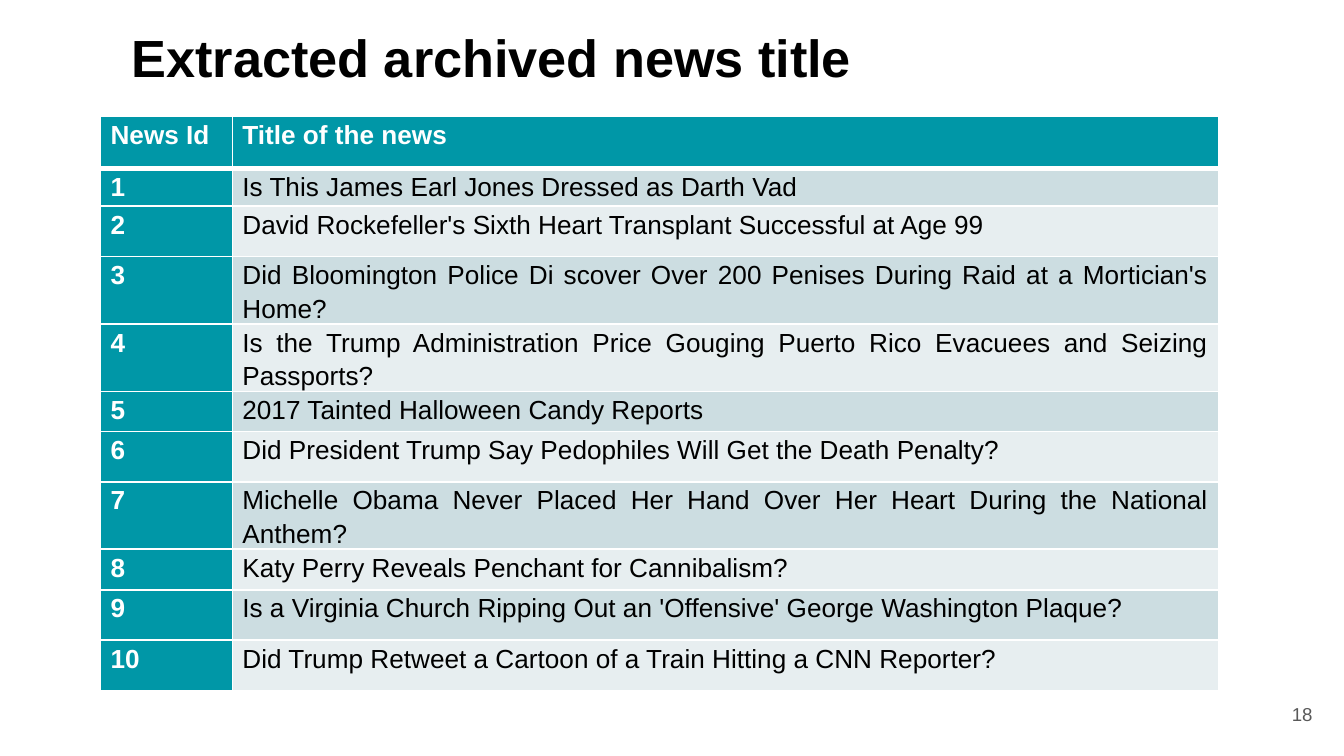
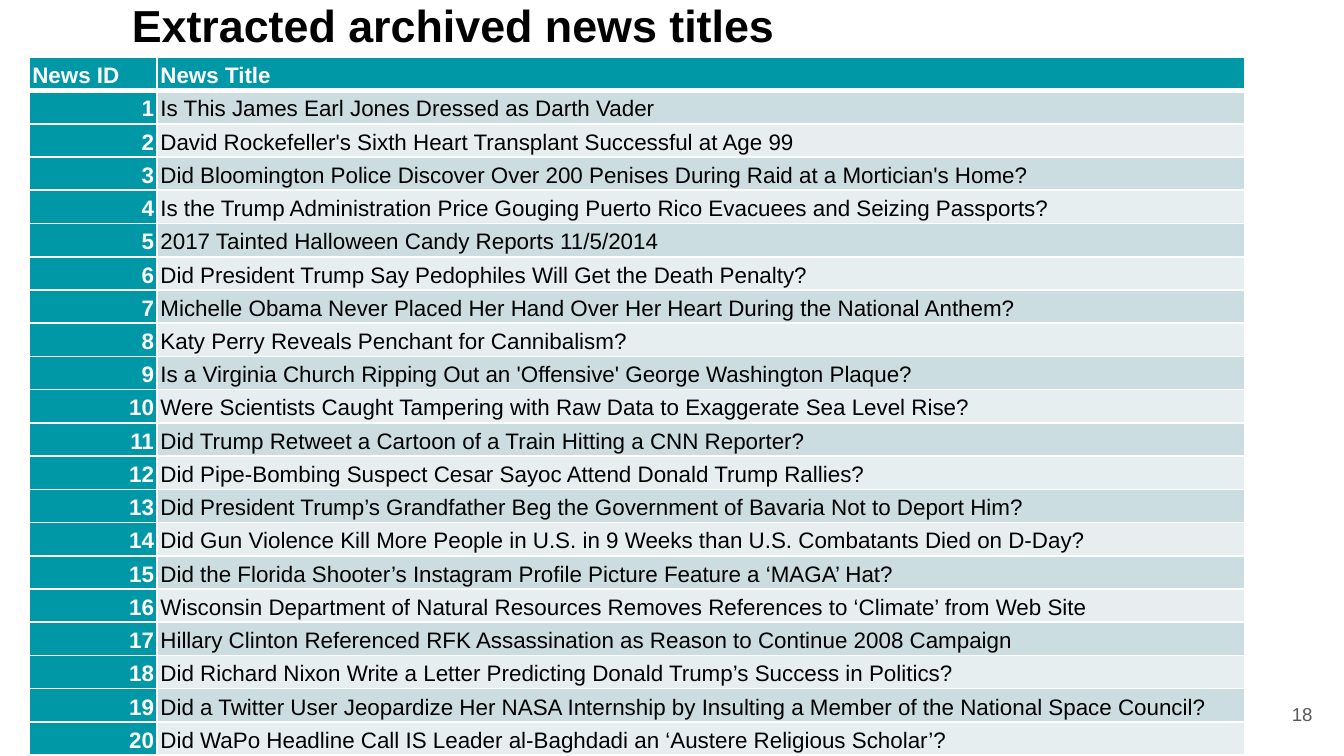
Before and after one commit to mgayalew/SpringBoard, a slide deck: slide 18 of Capstone project_2/Capstone project-2 final presentation.pptx. Drawn at 1344x756 pixels with LibreOffice and Linux fonts; fonts in the diff are those of the drawing. Boxes give left, top, right and bottom in pixels: in the first picture for what was removed or moved away, otherwise in the second. Text is boxed around its words. In the diff, an @@ line names an element or a change of style, - is before the commit and + after.

```diff
--- a/Capstone project_2/Capstone project-2 final presentation.pptx
+++ b/Capstone project_2/Capstone project-2 final presentation.pptx
@@ title at <box>132,9,774,43</box>: text changed; size 28 to 24 pt @@
-Extracted archived news title
+Extracted archived news titles
@@ table at <box>30,58,1246,756</box> @@
-row 1, column 1: News Id
+row 1, column 1: News ID
-row 1, column 2: Title of the news
+row 1, column 2: News Title
-row 2, column 2: Is This James Earl Jones Dressed as Darth Vad
+row 2, column 2: Is This James Earl Jones Dressed as Darth Vader
-row 4, column 2: Did Bloomington Police Di scover Over 200 Penises During Raid at a Mortician's Home?
+row 4, column 2: Did Bloomington Police Discover Over 200 Penises During Raid at a Mortician's Home?
-row 6, column 2: 2017 Tainted Halloween Candy Reports
+row 6, column 2: 2017 Tainted Halloween Candy Reports 11/5/2014
-row 11: 10 | Did Trump Retweet a Cartoon of a Train Hitting a CNN Reporter?
+row 11: 10 | Were Scientists Caught Tampering with Raw Data to Exaggerate Sea Level Rise?
+row 12: 11 | Did Trump Retweet a Cartoon of a Train Hitting a CNN Reporter?
+row 13: 12 | Did Pipe-Bombing Suspect Cesar Sayoc Attend Donald Trump Rallies?
+row 14: 13 | Did President Trump’s Grandfather Beg the Government of Bavaria Not to Deport Him?
+row 15: 14 | Did Gun Violence Kill More People in U.S. in 9 Weeks than U.S. Combatants Died on D-Day?
+row 16: 15 | Did the Florida Shooter’s Instagram Profile Picture Feature a ‘MAGA’ Hat?
+row 17: 16 | Wisconsin Department of Natural Resources Removes References to ‘Climate’ from Web Site
+row 18: 17 | Hillary Clinton Referenced RFK Assassination as Reason to Continue 2008 Campaign
+row 19: 18 | Did Richard Nixon Write a Letter Predicting Donald Trump’s Success in Politics?
+row 20: 19 | Did a Twitter User Jeopardize Her NASA Internship by Insulting a Member of the National Space Council?
+row 21: 20 | Did WaPo Headline Call IS Leader al-Baghdadi an ‘Austere Religious Scholar’?
@@ table: place and size @@
-table at <box>101,117,1219,696</box>
+table at <box>30,58,1246,756</box>
```
Also in this commit, not shown: 7 other slides changed, 1 slide added.
